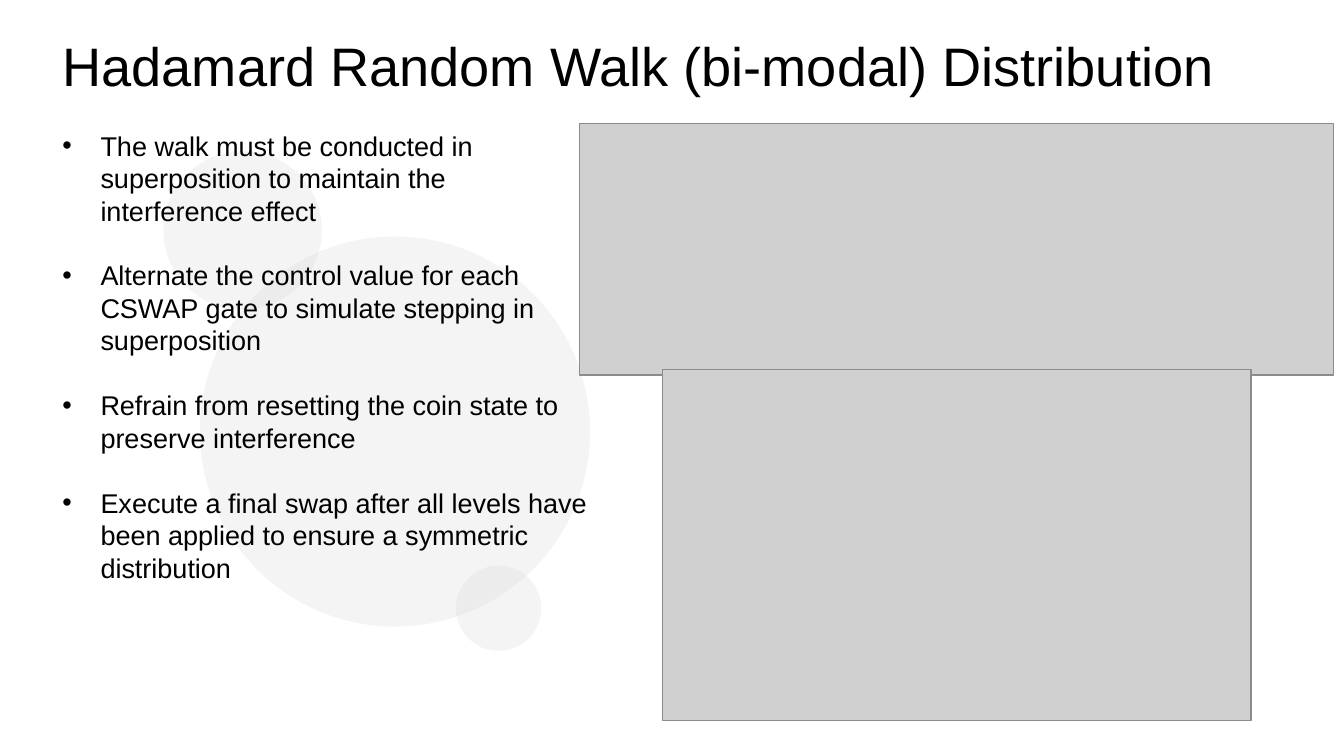
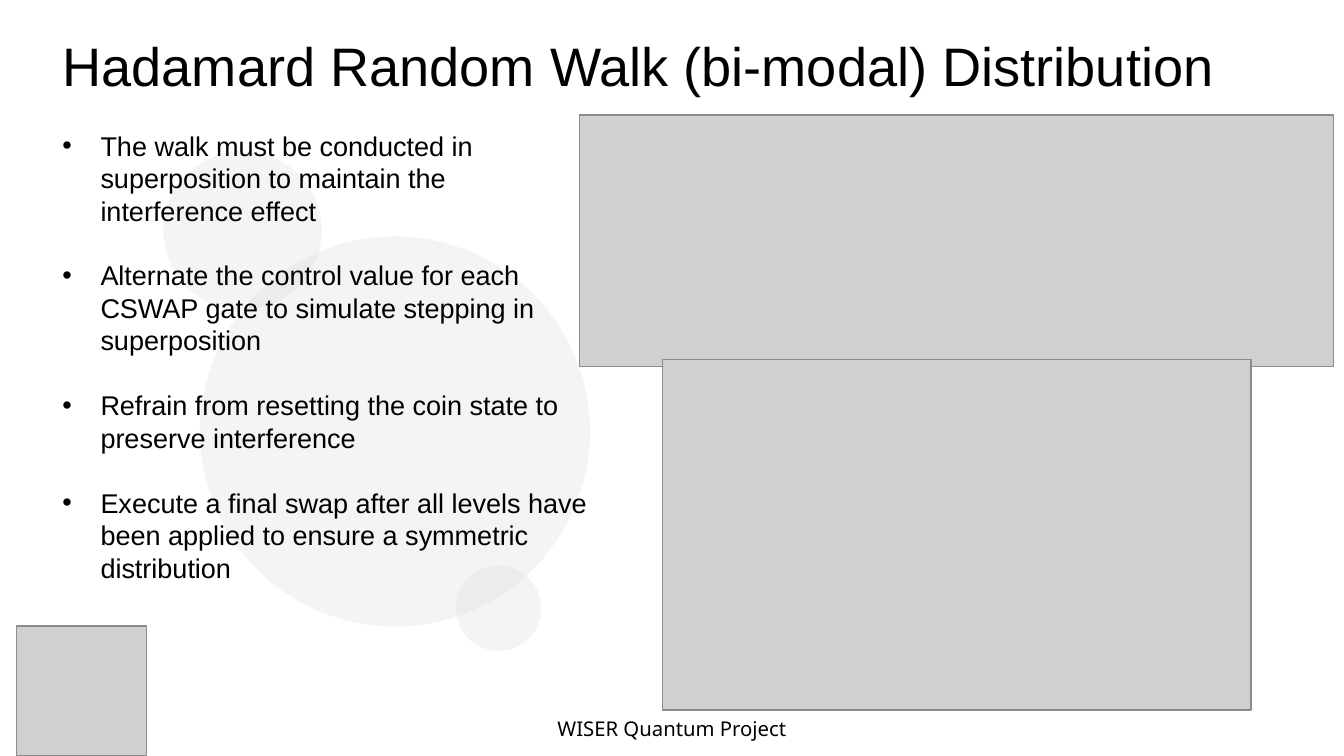
Before and after one commit to quantotto/quantum-walks, a slide deck: slide 6 of quantum_walks_project_v4.pptx. Drawn at 1344x756 pixels with LibreOffice and Linux fonts; fonts in the diff are those of the drawing; grey boxes stand for pictures. Boxes give left, top, right and bottom in pixels: in the first picture for what was removed or moved away, otherwise in the second. Text is boxed around its words. In the diff, an @@ line names an element or a change of style, - is before the commit and + after.

```diff
--- a/quantum_walks_project_v4.pptx
+++ b/quantum_walks_project_v4.pptx
@@ picture: place and size @@
-picture at box(581, 124, 1334, 376)
+picture at box(581, 115, 1334, 366)
@@ picture: place and size @@
-picture at box(662, 370, 1251, 721)
+picture at box(662, 360, 1251, 711)
@@ picture added at box(16, 627, 146, 756) @@
@@ text added at box(557, 721, 786, 741), 12 pt, text #000000 @@
+WISER Quantum Project
```
Also in this commit, not shown: 12 other slides changed, 1 other file.
